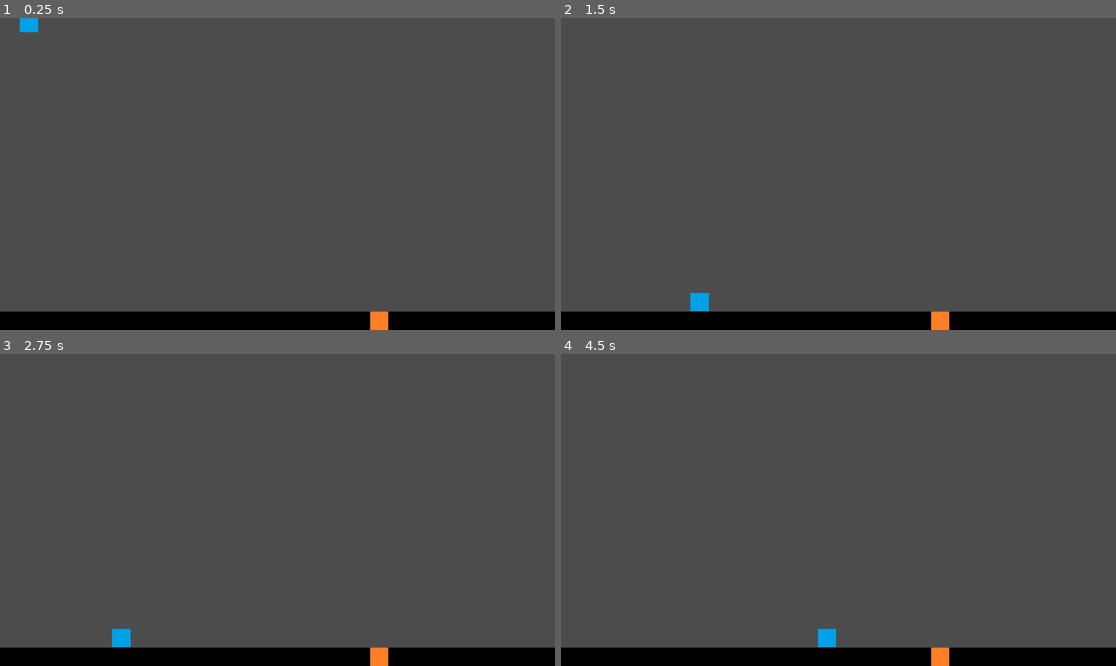
Above: before the commit, frames 1-4 (two rows, left to right).
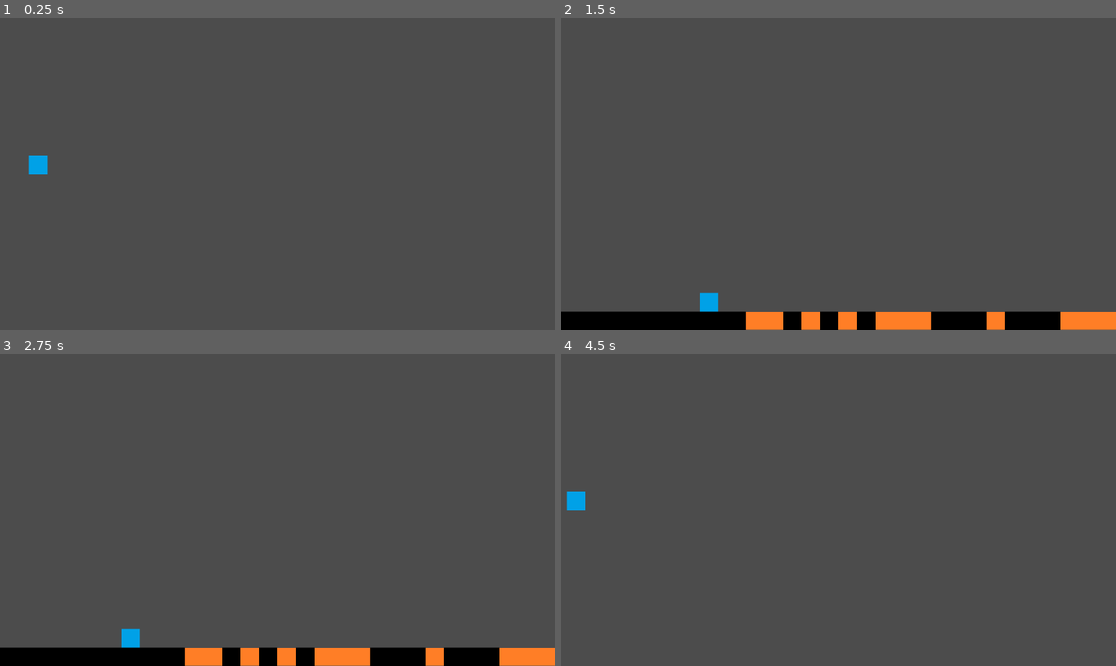
Above: after the commit, the same moments.

Repository: Kronooooo/endless-runner
Game: Godot game, scene res://scenes/Game.tscn
Same seed, same stepped clock (60 frames per second), same inputs: the game is played once before the commit and once after it. The project has no main scene, so this scene is started directly.
Inputs:
- Up to frame 1 (0.25 s): no input
- Up to frame 2 (1.5 s): hold Right (ui_right) from 0.53 s (still down); tap Space (jump) at 0.77 s
- Up to frame 3 (2.75 s): tap Space (jump) at 1.52 s; release Right (ui_right) at 2.03 s; hold Left (ui_left) from 2.03 s (still down)
- Up to frame 4 (4.5 s): release Left (ui_left) at 2.78 s; hold Right (ui_right) 2.78-4.28 s; tap Space (jump) at 3.02, 3.77 s; hold Left (ui_left) from 4.28 s (still down)

The runs differ from the first frame. In frame 1, 6.4% of the frame differs, in the area x 0-100%, y 0-100%; in frame 2, 2.6%; in frame 3, 2.6%; in frame 4, 6.4%, in the area x 0-100%, y 44-100%.

Commit message:
added endless level generation

Diff:
--- a/Scenes/Player.tscn
+++ b/Scenes/Player.tscn
@@ -4,7 +4,7 @@
 [ext_resource path="res://sprites/tempplayer.png" type="Texture" id=2]
 
 [sub_resource type="RectangleShape2D" id=1]
-extents = Vector2( 33, 33 )
+extents = Vector2( 25, 32 )
 
 [node name="Player" type="KinematicBody2D"]
 script = ExtResource( 1 )
@@ -13,7 +13,22 @@
 }
 
 [node name="Sprite" type="Sprite" parent="."]
+position = Vector2( 32, -32 )
 texture = ExtResource( 2 )
 
 [node name="CollisionShape2D" type="CollisionShape2D" parent="."]
+position = Vector2( 32, -32 )
 shape = SubResource( 1 )
+
+[node name="Camera2D" type="Camera2D" parent="."]
+current = true
+process_mode = 0
+limit_left = 0
+limit_bottom = 1016
+limit_smoothed = true
+drag_margin_h_enabled = true
+drag_margin_v_enabled = true
+drag_margin_left = 1.0
+drag_margin_top = 0.0
+drag_margin_right = 0.0
+drag_margin_bottom = 0.0
--- a/Scenes/Wall.tscn
+++ b/Scenes/Wall.tscn
@@ -11,8 +11,9 @@
 }
 
 [node name="Sprite" type="Sprite" parent="."]
+position = Vector2( 32, -32 )
 texture = ExtResource( 1 )
 
 [node name="CollisionShape2D" type="CollisionShape2D" parent="."]
-visible = false
+position = Vector2( 32, -32 )
 shape = SubResource( 1 )
--- /dev/null
+++ b/scenes/Checkpoint.tscn
@@ -0,0 +1,32 @@
+[gd_scene load_steps=5 format=2]
+
+[ext_resource path="res://sprites/tempwall.png" type="Texture" id=1]
+[ext_resource path="res://scripts/Checkpoint.gd" type="Script" id=2]
+
+[sub_resource type="RectangleShape2D" id=1]
+extents = Vector2( 32, 32 )
+
+[sub_resource type="RectangleShape2D" id=2]
+extents = Vector2( 32, 1000 )
+
+[node name="Checkpoint" type="StaticBody2D"]
+script = ExtResource( 2 )
+__meta__ = {
+"_edit_group_": true
+}
+
+[node name="Sprite" type="Sprite" parent="."]
+position = Vector2( 32, -32 )
+texture = ExtResource( 1 )
+
+[node name="CollisionShape2D" type="CollisionShape2D" parent="."]
+position = Vector2( 32, -32 )
+shape = SubResource( 1 )
+
+[node name="Area2D" type="Area2D" parent="."]
+
+[node name="CollisionShape2D" type="CollisionShape2D" parent="Area2D"]
+position = Vector2( 32, -32 )
+shape = SubResource( 2 )
+
+[connection signal="body_entered" from="Area2D" to="." method="_on_Area2D_body_entered"]
--- a/scenes/Lava.tscn
+++ b/scenes/Lava.tscn
@@ -8,15 +8,14 @@
 
 [node name="Lava" type="Area2D"]
 script = ExtResource( 2 )
-__meta__ = {
-"_edit_group_": true
-}
 
 [node name="Sprite" type="Sprite" parent="."]
+position = Vector2( 32, -32 )
+scale = Vector2( 1, 0.95 )
 texture = ExtResource( 1 )
 
 [node name="CollisionShape2D" type="CollisionShape2D" parent="."]
-position = Vector2( 0, -30 )
+position = Vector2( 32, -56 )
 shape = SubResource( 1 )
 
 [connection signal="body_entered" from="." to="." method="_on_Lava_body_entered"]
--- /dev/null
+++ b/scripts/Checkpoint.gd
@@ -0,0 +1,11 @@
+extends StaticBody2D
+
+var used = false
+
+func _ready():
+	pass
+
+func _on_Area2D_body_entered(body):
+	if body.get_name() == "Player" && used == false:
+		used = true
+		get_parent().generate()
--- a/scripts/Game.gd
+++ b/scripts/Game.gd
@@ -1,35 +1,52 @@
 extends Node
 
-var pLava = 0.10
-var pWall = 0.90
+var pLava = 0.50
+var pWall = 0.75
 var rng = RandomNumberGenerator.new()
+var currentBlocksGenerated = 0
+
+var block
+
 var Lava = load("res://scenes/Lava.tscn")
 var Wall = load("res://scenes/Wall.tscn")
 var Player = load("res://scenes/Player.tscn")
+var Checkpoint = load("res://scenes/Checkpoint.tscn")
 
 const MAXLAVA = 7
-const BLOCKSIZE = 32
+const BLOCKSIZE = 64
+const LAVACHANCE = 0.50
 
 func _ready():
-	rng.seed = hash("Test")
-	pLava = 1
-	for i in range(2):
-		for j in range(1,101):
-			var block
-			if rng.randf() <= pLava:
-				block = Lava.instance()
-				if pLava == 0.03:
-					pLava = 0.1
-					block = Wall.instance()
-				if pLava <= 0.1:
-					pLava -= 0.01
-			else:
-				block = Wall.instance()
-			add_child(block)
-			block.position.x = BLOCKSIZE * 2 * j - 32
-			block.position.y = +1080-(BLOCKSIZE * i)
-		pLava = 0.1
+	randomize()
+	set_process(true)
+	generate()
 	var player = Player.instance()
+	player.set_name("Player")
 	add_child(player)
 	player.position.x = 100
 	player.position.y = -50
+
+func generate():
+	pLava = 1
+	for i in range(2):
+		for j in range(100):
+			if j < 10 && currentBlocksGenerated == 0:
+				block = Wall.instance()
+			elif j == 50 && i==1:
+				block = Checkpoint.instance()
+			elif rng.randf() <= pLava:
+				if pLava == LAVACHANCE-0.07:
+					pLava = LAVACHANCE
+					block = Wall.instance()
+				elif pLava <= LAVACHANCE:
+					pLava -= 0.01
+					block = Lava.instance()
+				else:
+					block = Lava.instance()
+			else:
+				block = Wall.instance()
+			block.position.x = BLOCKSIZE * (j+currentBlocksGenerated)
+			block.position.y = 1080-(BLOCKSIZE * i)
+			call_deferred("add_child",block)
+		pLava = LAVACHANCE
+	currentBlocksGenerated += 100
--- a/scripts/Player.gd
+++ b/scripts/Player.gd
@@ -3,13 +3,22 @@
 var xSpeed = 400
 var ySpeed = 1000
 var velocity = Vector2()
+var minCameraX = 0
 
 const GRAVITY = 2000
+
+func _ready():
+	set_physics_process(true)
 
 func _physics_process(delta):
 	velocity.y += delta * GRAVITY
 	getInput()
 	velocity = move_and_slide(velocity, Vector2(0,-1))
+	position.x = clamp(position.x,get_node("Camera2D").position.x+10,INF)
+	if $Camera2D.position.x > minCameraX:
+		$Camera2D.limit_left = $Camera2D.position.x
+		minCameraX = $Camera2D.position.x
+
 
 func getInput():
 	if Input.is_action_pressed("ui_left"):
Not shown, changed: CHANGELOG.md
